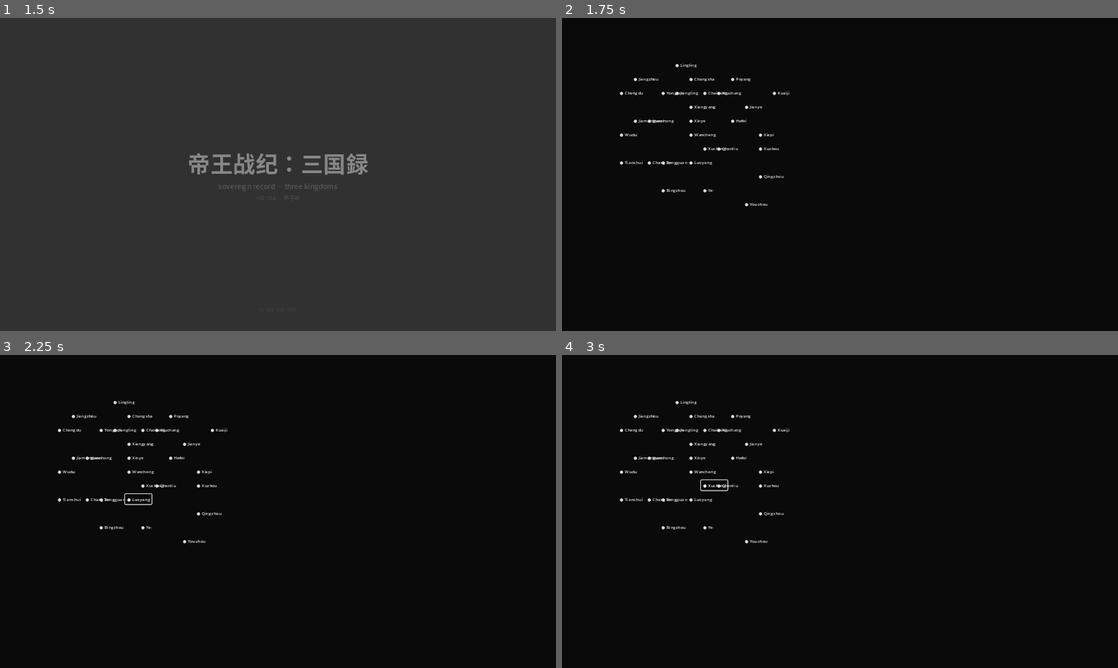
Above: before the commit, frames 1-4 (two rows, left to right).
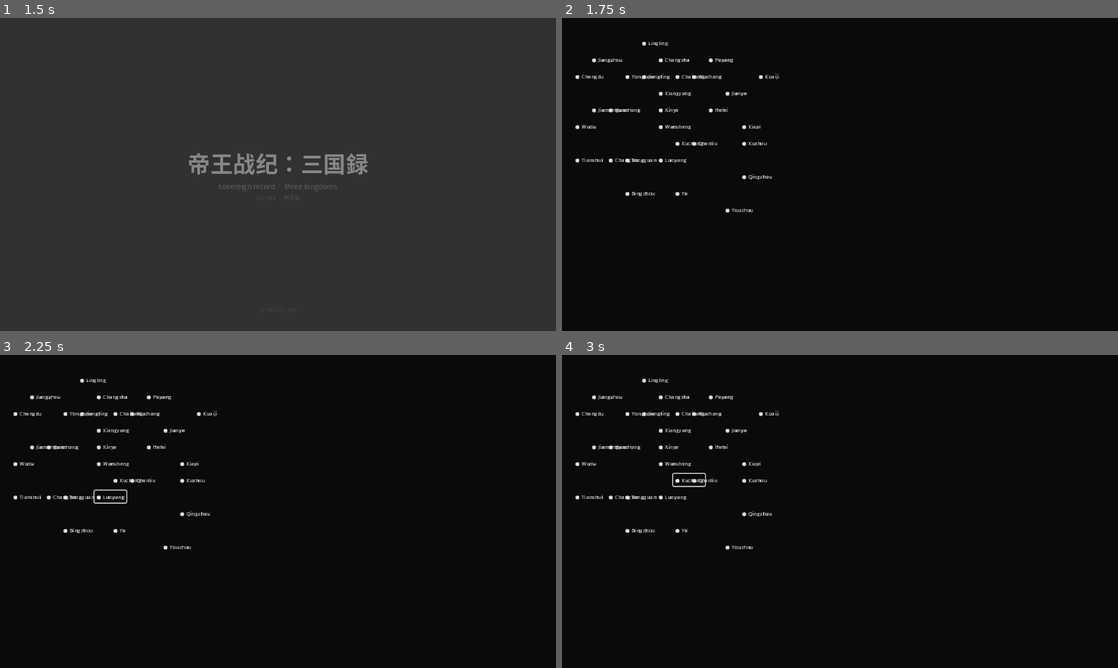
Above: after the commit, the same moments.

Repository: mirageglobe/teio-senki
Game: Godot game, scene res://scenes/splash.tscn
The game is run twice, just before and just after one commit, with the same random seed, the same clock (stepped at 60 frames per second) and the same inputs.
Inputs (mouse positions are in pixels of both pictures, inside the frame that each line leads up to):
- Up to frame 1 (1.5 s): tap Enter at 0.5, 1.25 s; move the mouse to (400, 158) at 0.52 s; click (400, 158) at 0.67 s; drag from (166, 190) to (250, 237) at 1.27 s
- Up to frame 2 (1.75 s): no input
- Up to frame 3 (2.25 s): click "● Luoyang" at 2 s
- Up to frame 4 (3 s): click "● Xuchang" at 2.75 s

Frame 1 is identical in both runs. In frame 2, 1.7% of the frame differs, in the area x 2-41%, y 7-63%; in frame 3, 1.8%; in frame 4, 1.8%.

Commit message:
refactor: restructure godot scripts into core/, engine/, and ui/ layers
[ TL;DR ] directory and functional architecture improvements from roadmap.

- move essence.gd and game_clock.gd to scripts/core/ (stateless math utilities)
- move main.gd and splash.gd to scripts/ui/ (view layer, no logic)
- keep ledger.gd and sovereign_engine.gd in scripts/engine/ (simulation)
- add pure static functions to GameClock (advance_state, element_for_month, etc.);
  instance methods now delegate to them for snapshot-safe turn resolution
- sovereign_engine.gd: use preload for core deps (required for headless -s mode),
  replace runtime load() calls, add explicit type annotations throughout
- update all path references in scenes, test_runner, and sovereign_engine
- all four headless tests pass (make test)

Diff:
--- a/godot/scenes/main.tscn
+++ b/godot/scenes/main.tscn
@@ -1,6 +1,6 @@
 [gd_scene load_steps=2 format=3]
 
-[ext_resource type="Script" path="res://scripts/main.gd" id="1"]
+[ext_resource type="Script" path="res://scripts/ui/main.gd" id="1"]
 
 [node name="Main" type="Control"]
 anchor_right = 1.0
--- a/godot/scenes/splash.tscn
+++ b/godot/scenes/splash.tscn
@@ -1,6 +1,6 @@
 [gd_scene load_steps=2 format=3]
 
-[ext_resource type="Script" path="res://scripts/splash.gd" id="1"]
+[ext_resource type="Script" path="res://scripts/ui/splash.gd" id="1"]
 
 [node name="Splash" type="Control"]
 anchor_right = 1.0
--- a/godot/scripts/engine/essence.gd
+++ b/godot/scripts/core/essence.gd
@@ -3,10 +3,12 @@
 
 const ELEMENTS = ["Wood", "Fire", "Earth", "Metal", "Water"]
 
+# Wu Xing generation cycle: each element feeds the next (木生火, 火生土, ...)
 const GENERATION = {
 	"Wood": "Fire", "Fire": "Earth", "Earth": "Metal", "Metal": "Water", "Water": "Wood"
 }
 
+# Wu Xing control cycle: each element suppresses the element two steps ahead (木克土, ...)
 const CONTROL = {
 	"Wood": "Earth", "Earth": "Water", "Water": "Fire", "Fire": "Metal", "Metal": "Wood"
 }
@@ -15,26 +17,25 @@
 	"PEAK": 1.25, "NOURISHED": 1.15, "FEEDING": 1.10, "RESISTANT": 0.90, "SUPPRESSED": 0.80
 }
 
+# Pure function: returns drift multiplier based on officer's elemental root vs season's dominant element.
+# PEAK = same element; NOURISHED = dominant generates officer; FEEDING = officer generates dominant;
+# SUPPRESSED = dominant controls officer; RESISTANT = officer controls dominant.
 static func get_drift_multiplier(officer_essence: String, dominant_element: String) -> float:
-	var o_ess = officer_essence.capitalize()
-	var d_ele = dominant_element.capitalize()
+	var o_ess := officer_essence.capitalize()
+	var d_ele := dominant_element.capitalize()
 
 	if o_ess == d_ele:
 		return MULTIPLIERS["PEAK"]
-
 	if GENERATION.get(d_ele) == o_ess:
 		return MULTIPLIERS["NOURISHED"]
-
 	if GENERATION.get(o_ess) == d_ele:
 		return MULTIPLIERS["FEEDING"]
-
 	if CONTROL.get(d_ele) == o_ess:
 		return MULTIPLIERS["SUPPRESSED"]
-
 	if CONTROL.get(o_ess) == d_ele:
 		return MULTIPLIERS["RESISTANT"]
-
 	return 1.0
 
+# Pure function: applies drift multiplier to a base stat, clamped to valid range [1, 100].
 static func get_effective_stat(base_stat: int, multiplier: float) -> int:
 	return clampi(int(round(float(base_stat) * multiplier)), 1, 100)
--- /dev/null
+++ b/godot/scripts/core/game_clock.gd
@@ -0,0 +1,90 @@
+class_name GameClock
+extends RefCounted
+
+const HEAVENLY_STEMS = ["Jia", "Yi", "Bing", "Ding", "Wu", "Ji", "Geng", "Xin", "Ren", "Gui"]
+const EARTHLY_BRANCHES = ["Zi", "Chou", "Yin", "Mao", "Chen", "Si", "Wu", "Wei", "Shen", "You", "Xu", "Hai"]
+
+const STEM_ELEMENTS = {
+	"Jia": "Wood", "Yi": "Wood",
+	"Bing": "Fire", "Ding": "Fire",
+	"Wu": "Earth", "Ji": "Earth",
+	"Geng": "Metal", "Xin": "Metal",
+	"Ren": "Water", "Gui": "Water"
+}
+
+# Month → earthly branch data; branch determines dominant element and agricultural season.
+const BRANCH_DATA = {
+	"Zi": {"element": "Water", "season": "Winter"},
+	"Chou": {"element": "Earth", "season": "Transition"},
+	"Yin": {"element": "Wood", "season": "Spring"},
+	"Mao": {"element": "Wood", "season": "Spring"},
+	"Chen": {"element": "Earth", "season": "Transition"},
+	"Si": {"element": "Fire", "season": "Summer"},
+	"Wu": {"element": "Fire", "season": "Summer"},
+	"Wei": {"element": "Earth", "season": "Transition"},
+	"Shen": {"element": "Metal", "season": "Autumn"},
+	"You": {"element": "Metal", "season": "Autumn"},
+	"Xu": {"element": "Earth", "season": "Transition"},
+	"Hai": {"element": "Water", "season": "Winter"}
+}
+
+var year: int = 189
+var month: int = 1
+var total_months: int = 0  # months elapsed since epoch AD 184
+
+func _init(p_year: int = 189, p_month: int = 1) -> void:
+	year = p_year
+	month = p_month
+	total_months = (year - 184) * 12 + (month - 1)
+
+# --- pure static functions (side-effect-free) ---
+
+# Returns a new state dictionary with time advanced by one month.
+# Prefer these in cycle A so turn resolution remains a pure transformation.
+static func advance_state(state: Dictionary) -> Dictionary:
+	var next := state.duplicate()
+	next.total_months += 1
+	next.month += 1
+	if next.month > 12:
+		next.month = 1
+		next.year += 1
+	return next
+
+static func stem_for_year(p_year: int) -> String:
+	return HEAVENLY_STEMS[(p_year - 184) % 10]
+
+static func branch_for_month(p_month: int) -> String:
+	return EARTHLY_BRANCHES[(p_month - 1) % 12]
+
+static func element_for_month(p_month: int) -> String:
+	return BRANCH_DATA[branch_for_month(p_month)]["element"]
+
+static func season_for_month(p_month: int) -> String:
+	return BRANCH_DATA[branch_for_month(p_month)]["season"]
+
+static func display_date(p_year: int, p_month: int) -> String:
+	return "Year %d, Month %d (%s %s)" % [p_year, p_month, stem_for_year(p_year), branch_for_month(p_month)]
+
+# --- instance methods (delegate to pure statics) ---
+
+func advance_month() -> void:
+	# Self-reference via class name breaks under dynamic load; call statics directly.
+	var next := advance_state({"year": year, "month": month, "total_months": total_months})
+	year = next.year
+	month = next.month
+	total_months = next.total_months
+
+func get_stem() -> String:
+	return stem_for_year(year)
+
+func get_branch() -> String:
+	return branch_for_month(month)
+
+func get_dominant_element() -> String:
+	return element_for_month(month)
+
+func get_current_season() -> String:
+	return season_for_month(month)
+
+func get_display_date() -> String:
+	return display_date(year, month)
--- a/godot/scripts/engine/game_clock.gd
+++ /dev/null
@@ -1,64 +0,0 @@
-class_name GameClock
-extends RefCounted
-
-# Bazi (Heavenly Stems and Earthly Branches)
-const HEAVENLY_STEMS = ["Jia", "Yi", "Bing", "Ding", "Wu", "Ji", "Geng", "Xin", "Ren", "Gui"]
-const EARTHLY_BRANCHES = ["Zi", "Chou", "Yin", "Mao", "Chen", "Si", "Wu", "Wei", "Shen", "You", "Xu", "Hai"]
-
-# Elements associated with Stems (for reference)
-const STEM_ELEMENTS = {
-	"Jia": "Wood", "Yi": "Wood",
-	"Bing": "Fire", "Ding": "Fire",
-	"Wu": "Earth", "Ji": "Earth",
-	"Geng": "Metal", "Xin": "Metal",
-	"Ren": "Water", "Gui": "Water"
-}
-
-# Elements associated with Branches (Seasonal)
-const BRANCH_DATA = {
-	"Zi": {"element": "Water", "season": "Winter"},
-	"Chou": {"element": "Earth", "season": "Transition"},
-	"Yin": {"element": "Wood", "season": "Spring"},
-	"Mao": {"element": "Wood", "season": "Spring"},
-	"Chen": {"element": "Earth", "season": "Transition"},
-	"Si": {"element": "Fire", "season": "Summer"},
-	"Wu": {"element": "Fire", "season": "Summer"},
-	"Wei": {"element": "Earth", "season": "Transition"},
-	"Shen": {"element": "Metal", "season": "Autumn"},
-	"You": {"element": "Metal", "season": "Autumn"},
-	"Xu": {"element": "Earth", "season": "Transition"},
-	"Hai": {"element": "Water", "season": "Winter"}
-}
-
-var year: int = 189
-var month: int = 1 # 1-12
-var total_months: int = 0 # Months since epoch AD 184
-
-func _init(p_year: int = 189, p_month: int = 1):
-	year = p_year
-	month = p_month
-	total_months = (year - 184) * 12 + (month - 1)
-
-func advance_month():
-	total_months += 1
-	month += 1
-	if month > 12:
-		month = 1
-		year += 1
-
-func get_stem() -> String:
-	# Year determines the stem (approximate for game epoch)
-	return HEAVENLY_STEMS[(year - 184) % 10]
-
-func get_branch() -> String:
-	# Month determines the branch
-	return EARTHLY_BRANCHES[(month - 1) % 12]
-
-func get_dominant_element() -> String:
-	return BRANCH_DATA[get_branch()]["element"]
-
-func get_current_season() -> String:
-	return BRANCH_DATA[get_branch()]["season"]
-
-func get_display_date() -> String:
-	return "Year %d, Month %d (%s %s)" % [year, month, get_stem(), get_branch()]
--- a/godot/scripts/engine/sovereign_engine.gd
+++ b/godot/scripts/engine/sovereign_engine.gd
@@ -1,68 +1,69 @@
 class_name SovereignEngine
 extends RefCounted
 
-var ledger
-var clock
+# Explicit preloads so class_name globals are not required — safe for headless -s mode.
+const EssenceScript = preload("res://scripts/core/essence.gd")
+const GameClockScript = preload("res://scripts/core/game_clock.gd")
+
+var ledger: RefCounted  # Ledger instance
+var clock: RefCounted   # GameClock instance
 var current_sovereign_id: String = "Cao Cao"
 
 var command_queue: Array = []
 var diplomacy_queue: Array = []
 var available_cp: int = 0
 
-func _init(p_ledger, p_clock):
+func _init(p_ledger: RefCounted, p_clock: RefCounted) -> void:
 	ledger = p_ledger
 	clock = p_clock
 
-func start_turn():
+func start_turn() -> void:
 	_run_cycle_a()
 	_calculate_cp()
 
-func _run_cycle_a():
+func _run_cycle_a() -> void:
 	clock.advance_month()
-	ledger.game_clock.year = clock.year
-	ledger.game_clock.month = clock.month
+	# Replace the clock dict wholesale to avoid field-level mutation of ledger state.
+	ledger.game_clock = {"year": clock.year, "month": clock.month}
 
-	var dominant = clock.get_dominant_element()
-	var season = clock.get_current_season()
+	var dominant: String = GameClockScript.element_for_month(clock.month)
+	var season: String = GameClockScript.season_for_month(clock.month)
 
 	ledger.log_event("SEASON_SHIFT", "The season is now %s, dominated by %s." % [season, dominant])
 
-	var sovereign = ledger.get_officer(current_sovereign_id)
+	var sovereign: Dictionary = ledger.get_officer(current_sovereign_id)
 	if not sovereign.is_empty():
-		# Using global load if Essence class name is not recognized
-		var essence_cls = load("res://scripts/engine/essence.gd")
-		var drift = essence_cls.get_drift_multiplier(sovereign.essence, dominant)
-		var eff_strategy = essence_cls.get_effective_stat(sovereign.strategy, drift)
+		var drift: float = EssenceScript.get_drift_multiplier(sovereign.essence, dominant)
+		var eff_strategy: int = EssenceScript.get_effective_stat(sovereign.strategy, drift)
 		ledger.log_event("ESSENCE_DRIFT", "%s feels the shift. Effective Strategy: %d (x%.2f)" % [current_sovereign_id, eff_strategy, drift])
 
-func _calculate_cp():
-	var sovereign = ledger.get_officer(current_sovereign_id)
+func _calculate_cp() -> void:
+	var sovereign: Dictionary = ledger.get_officer(current_sovereign_id)
 	if sovereign.is_empty():
 		available_cp = 5
 		return
 
-	var dominant = clock.get_dominant_element()
-	var essence_cls = load("res://scripts/engine/essence.gd")
-	var drift = essence_cls.get_drift_multiplier(sovereign.essence, dominant)
-	var eff_strategy = essence_cls.get_effective_stat(sovereign.strategy, drift)
+	var dominant: String = GameClockScript.element_for_month(clock.month)
+	var drift: float = EssenceScript.get_drift_multiplier(sovereign.essence, dominant)
+	var eff_strategy: int = EssenceScript.get_effective_stat(sovereign.strategy, drift)
 
 	available_cp = max(5, eff_strategy / 10)
 	ledger.log_event("RESOURCES", "Command Points generated: %d" % available_cp)
 
-func queue_command(command_type: String, params: Dictionary, cost: int):
+func queue_command(command_type: String, params: Dictionary, cost: int) -> bool:
 	if available_cp >= cost:
 		command_queue.append({"type": command_type, "params": params, "cost": cost})
 		available_cp -= cost
 		return true
 	return false
 
-func settle_turn():
+func settle_turn() -> void:
 	ledger.log_event("SETTLEMENT", "Resolving turn cycle D...")
-	for cmd in command_queue:
+	for cmd: Dictionary in command_queue:
 		_execute_command(cmd)
 	command_queue.clear()
 	diplomacy_queue.clear()
 	ledger.log_event("TURN_COMPLETE", "Turn %d.%d settled successfully." % [clock.year, clock.month])
 
-func _execute_command(cmd: Dictionary):
+func _execute_command(cmd: Dictionary) -> void:
 	ledger.log_event("COMMAND_EXEC", "Executed %s with cost %d" % [cmd.type, cmd.cost], cmd.params)
--- a/godot/scripts/main.gd
+++ /dev/null
@@ -1,28 +0,0 @@
-extends Control
-
-const LedgerScript = preload("res://scripts/engine/ledger.gd")
-
-func _ready() -> void:
-	var ledger = LedgerScript.new()
-	ledger.load_data()
-	_render_cities(ledger.cities)
-
-func _draw():
-	# Procedural stylized shapes for China regions
-	# These are low-fi placeholders for the map topography
-	draw_rect(Rect2(120, 100, 400, 350), Color(0.15, 0.2, 0.15), true) # Mainland
-	draw_rect(Rect2(520, 100, 80, 350), Color(0.1, 0.15, 0.1), true)   # Coastal/Sea
-
-func _render_cities(cities: Dictionary):
-	for city_name in cities:
-		var city = cities[city_name]
-		var btn = Button.new()
-		btn.text = "● " + city.get("name", "Unknown")
-		btn.add_theme_font_size_override("font_size", 10)
-		btn.position = Vector2(city.x * 32, city.y * 32)
-		btn.flat = true
-		add_child(btn)
-
-func _input(event: InputEvent) -> void:
-	if event.is_action_pressed("ui_cancel"):
-		get_tree().quit()
--- a/godot/scripts/tests/test_runner.gd
+++ b/godot/scripts/tests/test_runner.gd
@@ -7,8 +7,8 @@
 	print("--- BEGINNING HEADLESS ENGINE TESTS ---")
 
 	# Load scripts dynamically
-	var game_clock = load("res://scripts/engine/game_clock.gd")
-	var essence = load("res://scripts/engine/essence.gd")
+	var game_clock = load("res://scripts/core/game_clock.gd")
+	var essence = load("res://scripts/core/essence.gd")
 	var ledger = load("res://scripts/engine/ledger.gd")
 	var engine = load("res://scripts/engine/sovereign_engine.gd")
 
--- /dev/null
+++ b/godot/scripts/ui/main.gd
@@ -0,0 +1,47 @@
+extends Control
+
+const LedgerScript = preload("res://scripts/engine/ledger.gd")
+
+func _unhandled_input(event: InputEvent) -> void:
+	var camera = $Camera2D
+	if event is InputEventMouseButton:
+		if event.button_index == MOUSE_BUTTON_WHEEL_UP:
+			camera.zoom *= 1.1
+		elif event.button_index == MOUSE_BUTTON_WHEEL_DOWN:
+			camera.zoom /= 1.1
+	elif event is InputEventKey:
+		if event.pressed:
+			if event.keycode == KEY_EQUAL: # + key
+				camera.zoom *= 1.1
+			elif event.keycode == KEY_MINUS: # - key
+				camera.zoom /= 1.1
+
+func _ready() -> void:
+	var camera := Camera2D.new()
+	camera.name = "Camera2D"
+	camera.anchor_mode = Camera2D.ANCHOR_MODE_DRAG_CENTER
+	camera.position = Vector2(640, 360)
+	camera.zoom = Vector2(1.2, 1.2)
+	add_child(camera)
+
+	var ledger := LedgerScript.new()
+	ledger.load_data()
+	_render_cities(ledger.cities)
+
+func _draw() -> void:
+	draw_rect(Rect2(120, 100, 400, 350), Color(0.15, 0.2, 0.15), true) # mainland
+	draw_rect(Rect2(520, 100, 80, 350), Color(0.1, 0.15, 0.1), true)   # coastal/sea
+
+func _render_cities(cities: Dictionary) -> void:
+	for city_name: String in cities:
+		var city: Dictionary = cities[city_name]
+		var btn := Button.new()
+		btn.text = "● " + city.get("name", "Unknown")
+		btn.add_theme_font_size_override("font_size", 10)
+		btn.position = Vector2(city.x * 32, city.y * 32)
+		btn.flat = true
+		add_child(btn)
+
+func _input(event: InputEvent) -> void:
+	if event.is_action_pressed("ui_cancel"):
+		get_tree().quit()
Renamed: godot/scripts/splash.gd -> godot/scripts/ui/splash.gd
